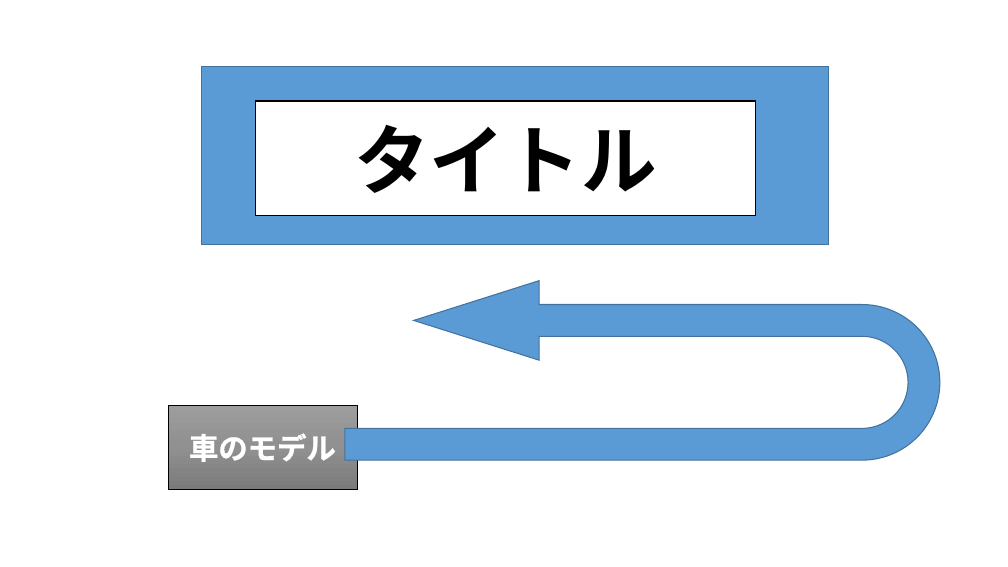
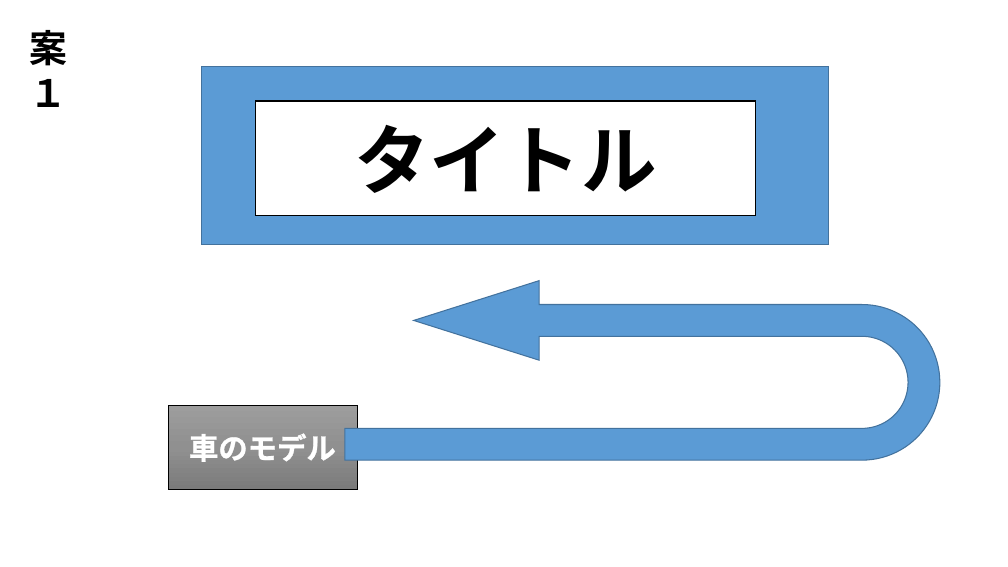
Before and after one commit to MizukiKato0416/sotsugyou_time_kato, a slide deck: slide 6 of 卒業制作_大元タイトル構成.ppsx. Drawn at 1008x567 pixels with LibreOffice and Linux fonts; fonts in the diff are those of the drawing. Boxes give left, top, right and bottom in pixels: in the first picture for what was removed or moved away, otherwise in the second. Text is boxed around its words. In the diff, an @@ line names an element or a change of style, - is before the commit and + after.

```diff
--- a/卒業制作_大元タイトル構成.ppsx
+++ b/卒業制作_大元タイトル構成.ppsx
@@ text added at [30, 30, 68, 107], 36 pt, text #000000, bold @@
+案１
```
Also in this commit, not shown: 6 other slides changed, 1 other file.
